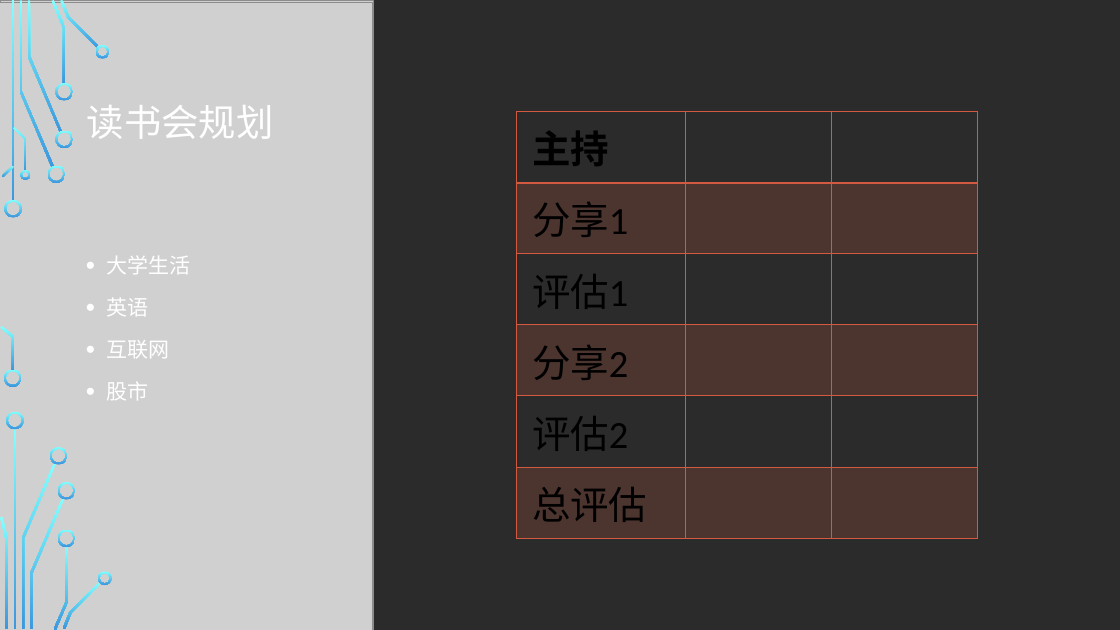
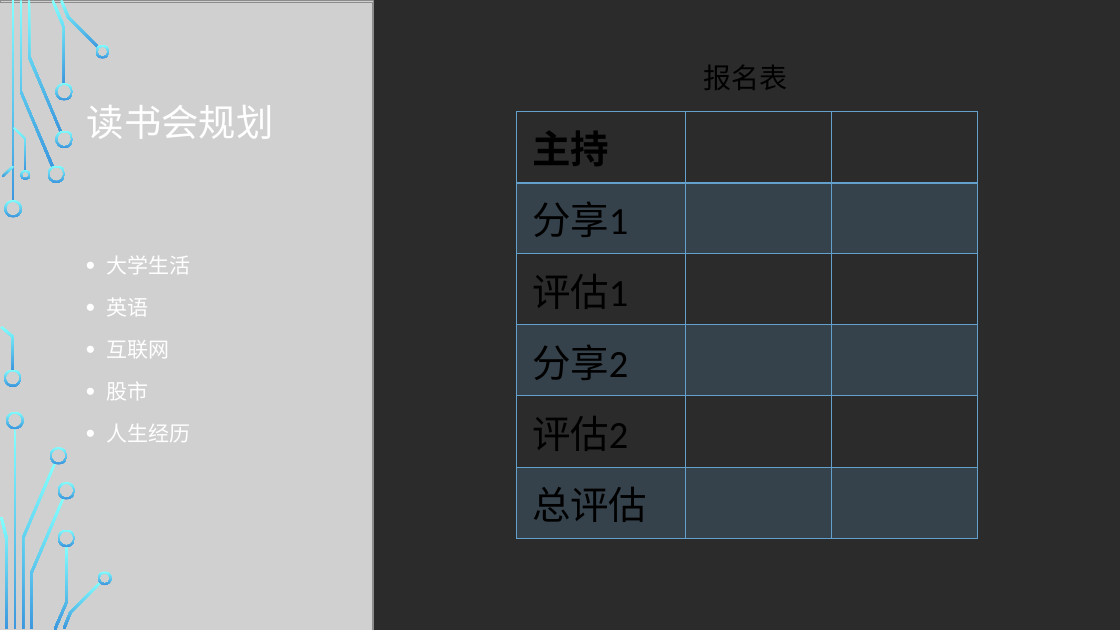
Before and after one commit to WeileiZeng/middle-school-study-plan, a slide deck: slide 11 of shizitang/shizitang.pptx (slide 10 before the commit). Drawn at 1120x630 pixels with LibreOffice and Linux fonts; fonts in the diff are those of the drawing; grey boxes stand for pictures; background and template pictures are left out; a plain dark background stands for a picture behind light text. Boxes give left, top, right and bottom in pixels: in the first picture for what was removed or moved away, otherwise in the second. Text is boxed around its words. In the diff, an @@ line names an element or a change of style, - is before the commit and + after.

Commit message:
add ppt

```diff
--- a/shizitang/shizitang.pptx
+++ b/shizitang/shizitang.pptx
@@ text added at bbox=[703, 65, 787, 90], 24 pt, text #000000 @@
+报名表
@@ table at bbox=[517, 112, 978, 526] @@
@@ fill #D35940 at 20% opacity to #63A0CC at 20% opacity in 9 cells @@
@@ borders changed @@
@@ text at bbox=[107, 424, 191, 442]: paragraph added @@
+• 人生经历
```
Also in this commit, not shown: 3 other slides changed, 3 slides added, 1 slide removed, 1 other file.
